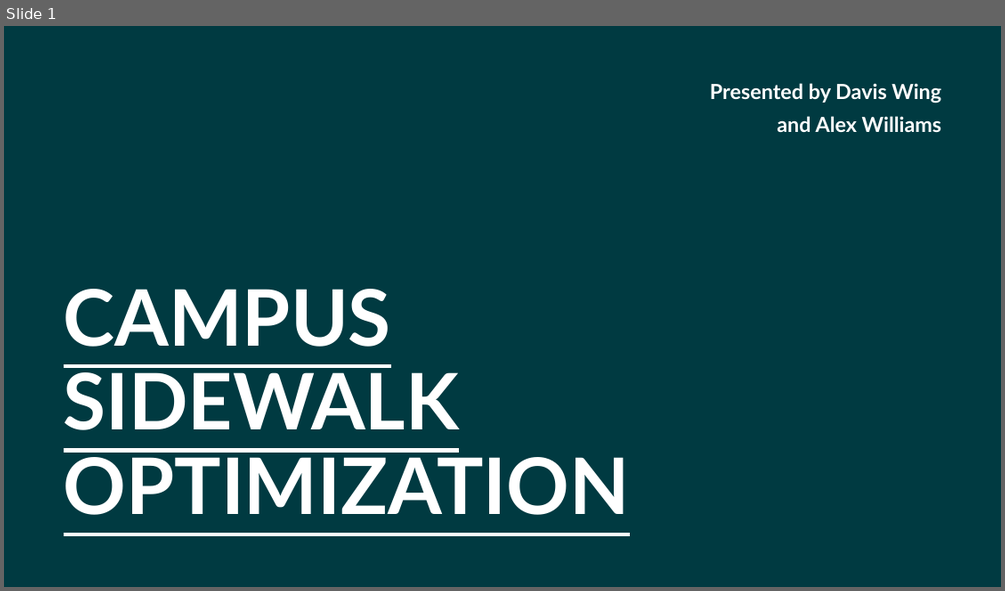
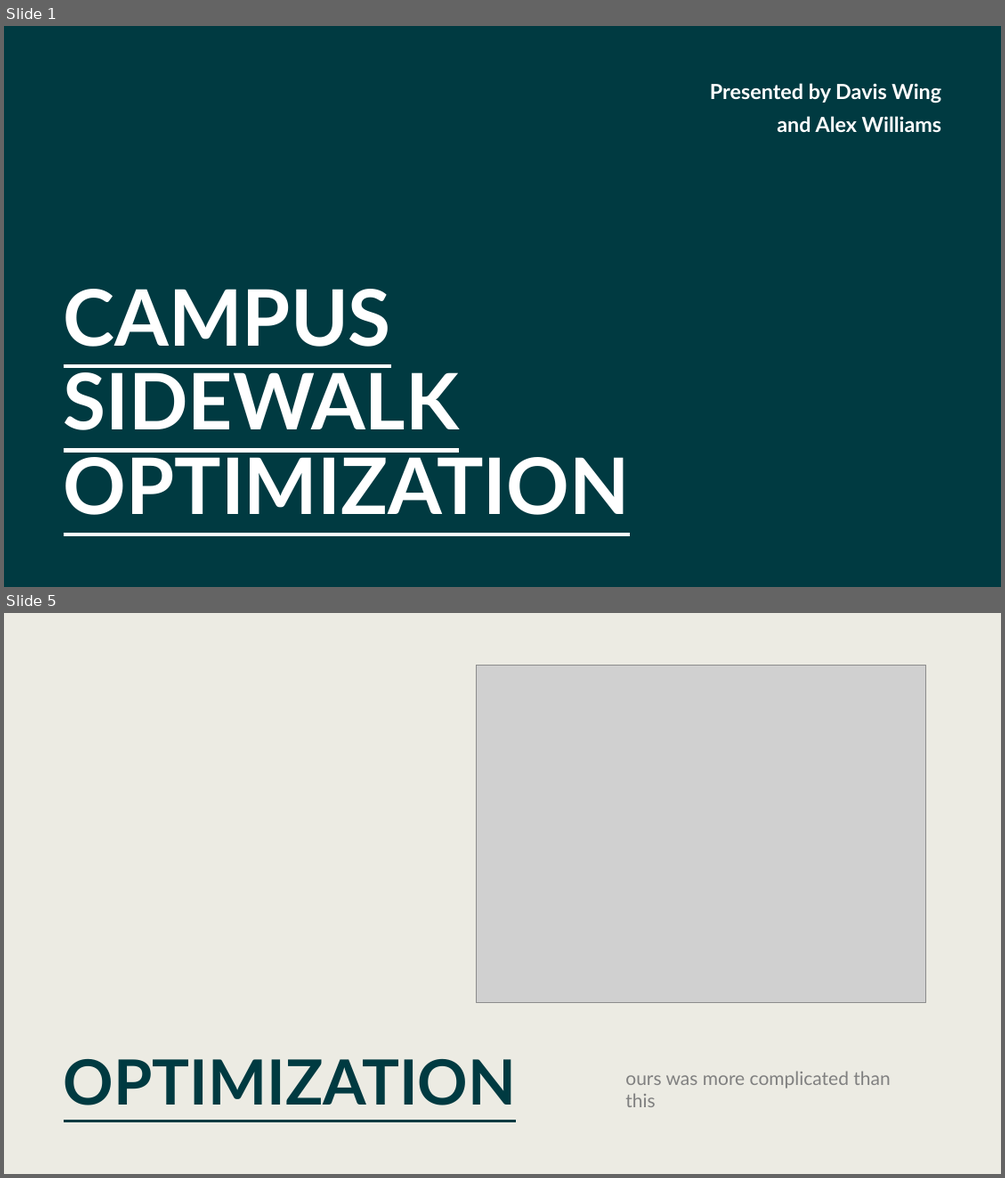
Before and after one commit to AleRicWil/OptProj2026, a slide deck: presentation.pptx. Shown one above the other, each under a label of ours: slide 1 before the commit, slides 1 and 5 after it; the slides between them are not shown. The pictures are 1005x591 and 1005x1178 pixels, drawn with LibreOffice and Linux fonts; fonts in the diff are those of the drawing; grey boxes stand for pictures. Boxes give left, top, right and bottom in pixels: in the first picture for what was removed or moved away, otherwise in the second. Text is boxed around its words. In the diff, an @@ line names an element or a change of style, - is before the commit and + after.

```diff
--- a/presentation.pptx
+++ b/presentation.pptx
@@ slide 5 added at box(4, 613, 1001, 1174), background #ECEBE3 @@
@@ picture added at box(476, 665, 925, 1002) @@
@@ title added at box(64, 1059, 517, 1105), 60 pt, text #003A41, bold, underline @@
+OPTIMIZATION
@@ text added at box(625, 1070, 890, 1107), 18 pt, text #808080 @@
+ours was more complicated than this
```
Also in this commit, not shown: 2 slides changed, 6 other slides added, 8 slides removed, 6 other files.
